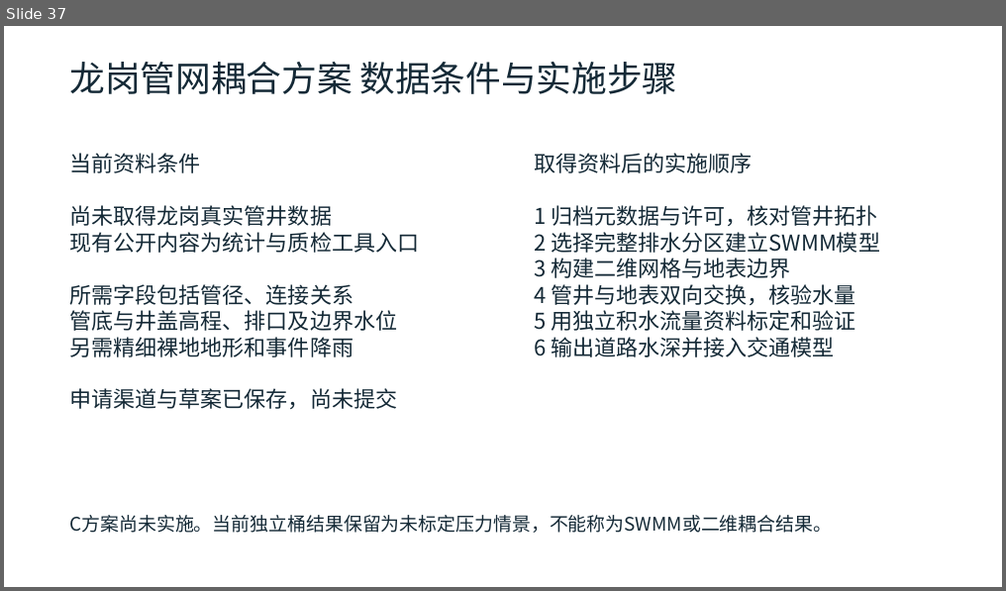
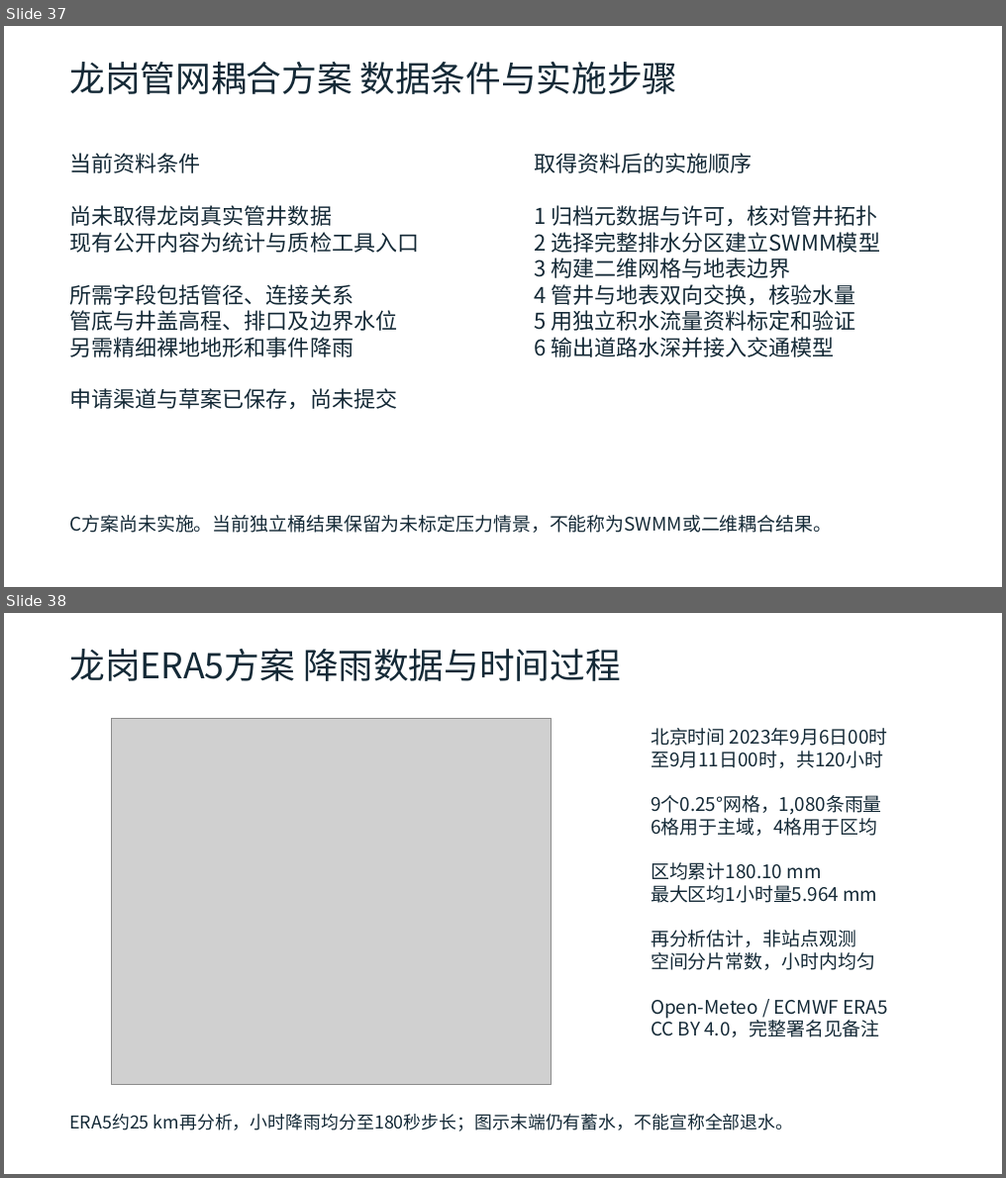
Before and after one commit to zhzhzh666/jiaotong, a slide deck: docs/deliverables/开题与阶段进展汇报.pptx. Shown one above the other, each under a label of ours: slide 37 before the commit, slides 37 and 38 after it. The pictures are 1006x591 and 1006x1178 pixels, drawn with LibreOffice and Linux fonts; fonts in the diff are those of the drawing; grey boxes stand for pictures. Boxes give left, top, right and bottom in pixels: in the first picture for what was removed or moved away, otherwise in the second. Text is boxed around its words. In the diff, an @@ line names an element or a change of style, - is before the commit and + after.

```diff
--- a/docs/deliverables/开题与阶段进展汇报.pptx
+++ b/docs/deliverables/开题与阶段进展汇报.pptx
@@ slide 38 added at box(4, 613, 1002, 1174), background #FFFFFF @@
@@ text added at box(69, 649, 621, 681), 34 pt, text #142936 @@
+龙岗ERA5方案 降雨数据与时间过程
@@ picture added at box(112, 719, 552, 1085) @@
@@ text added at box(650, 728, 888, 1038), 18 pt, text #142936 @@
+北京时间 2023年9月6日00时
+至9月11日00时，共120小时
+9个0.25°网格，1,080条雨量
+6格用于主域，4格用于区均
+区均累计180.10 mm
+最大区均1小时量5.964 mm
+再分析估计，非站点观测
+空间分片常数，小时内均匀
+Open-Meteo / ECMWF ERA5
+CC BY 4.0，完整署名见备注
@@ text added at box(69, 1114, 794, 1132), 17 pt, text #142936 @@
+ERA5约25 km再分析，小时降雨均分至180秒步长；图示末端仍有蓄水，不能宣称全部退水。
```
Also in this commit, not shown: 9 slides changed, 3 other slides added, 16 other files.
